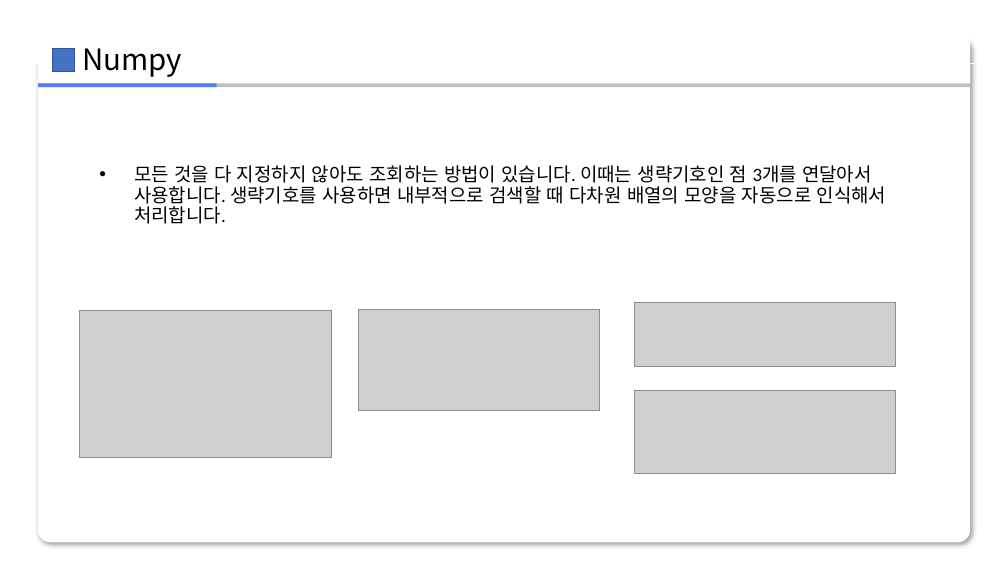
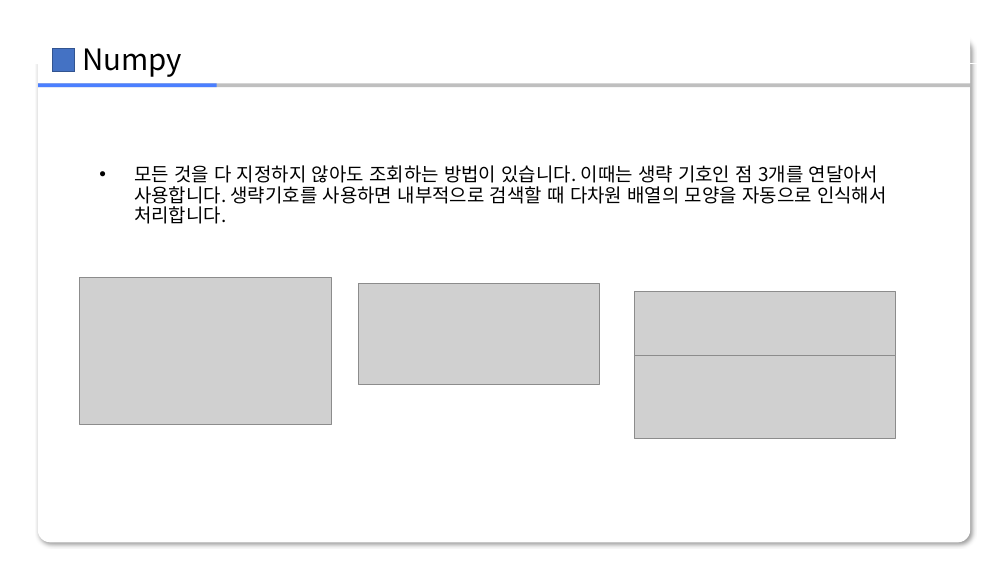
Before and after one commit to zerosum99/numpy_itple, a slide deck: slide 7 of 03장/[넘파이]03장.pptx (slide 5 before the commit). Drawn at 1008x567 pixels with LibreOffice and Linux fonts; fonts in the diff are those of the drawing; grey boxes stand for pictures; background and template pictures are left out. Boxes give left, top, right and bottom in pixels: in the first picture for what was removed or moved away, otherwise in the second. Text is boxed around its words. In the diff, an @@ line names an element or a change of style, - is before the commit and + after.

```diff
--- a/03장/[넘파이]03장.pptx
+++ b/03장/[넘파이]03장.pptx
@@ text at <box>134,165,887,224</box>: text changed; font Calibri to Noto Sans CJK KR @@
-• 모든 것을 다 지정하지 않아도 조회하는 방법이 있습니다. 이때는 생략기호인 점 3개를 연달아서 사용합니다. 생략기호를 사용하면 내부적으로 검색할 때 다차원 배열의 모양을 자동으로 인식해서 처리합니다.
+• 모든 것을 다 지정하지 않아도 조회하는 방법이 있습니다. 이때는 생략 기호인 점 3개를 연달아서 사용합니다. 생략기호를 사용하면 내부적으로 검색할 때 다차원 배열의 모양을 자동으로 인식해서 처리합니다.
@@ picture: place and size @@
-picture at <box>79,311,331,457</box>
+picture at <box>79,278,331,425</box>
@@ picture: place and size @@
-picture at <box>358,309,600,410</box>
+picture at <box>358,284,600,384</box>
@@ picture: place and size @@
-picture at <box>634,302,896,366</box>
+picture at <box>634,292,896,355</box>
@@ picture: place and size @@
-picture at <box>634,390,896,473</box>
+picture at <box>634,355,896,438</box>
```
Also in this commit, not shown: 11 other slides changed, 23 slides added, 3 slides removed, 1 other file.
